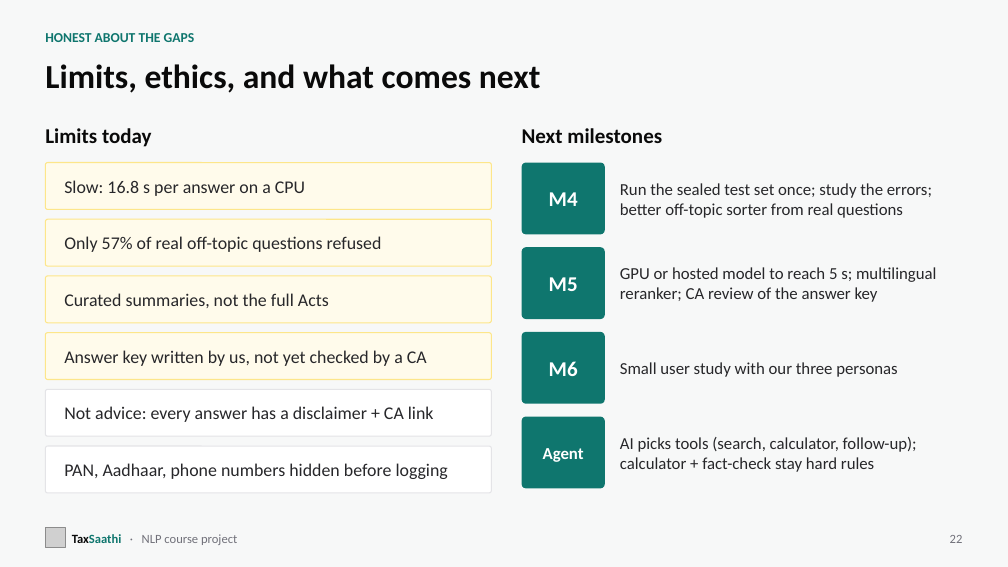
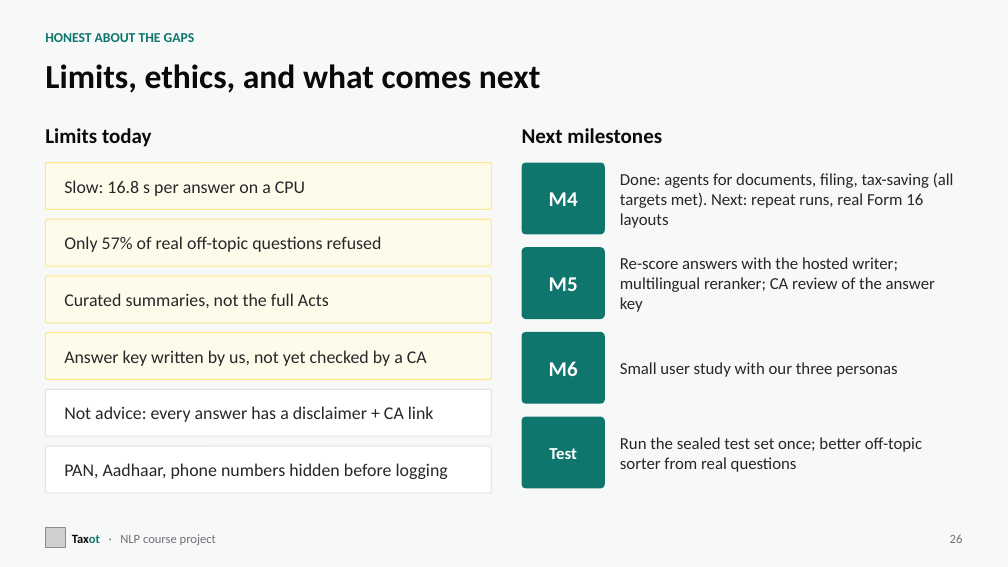
Before and after one commit to HulkInTherapy/taxsaathi, a slide deck: slide 26 of presentation/Taxot.pptx (slide 22 before the commit). Drawn at 1008x567 pixels with LibreOffice and Linux fonts; fonts in the diff are those of the drawing; grey boxes stand for pictures. Boxes give left, top, right and bottom in pixels: in the first picture for what was removed or moved away, otherwise in the second. Text is boxed around its words. In the diff, an @@ line names an element or a change of style, - is before the commit and + after.

Commit message:
Phase 9: deploy config, agent docs, report chapter and slides
- systemd unit and Dockerfile read keys from an env file; Docker health
  check and .dockerignore (never ships .env)
- README and demo cheat-sheet: Tasks tab workflows and expected results
- Report: M4 chapter (architecture, safety, evaluation, error analysis)
- Deck: four agent slides (workflows, scorecard, comparison, demo)
- Evals default to --workers 1

```diff
--- a/presentation/Taxot.pptx
+++ b/presentation/Taxot.pptx
@@ text at [620,173,954,228]: text changed @@
-Run the sealed test set once; study the errors; better off-topic sorter from real questions
+Done: agents for documents, filing, tax-saving (all targets met). Next: repeat runs, real Form 16 layouts
@@ text at [620,257,935,312]: text changed @@
-GPU or hosted model to reach 5 s; multilingual reranker; CA review of the answer key
+Re-score answers with the hosted writer; multilingual reranker; CA review of the answer key
@@ text in rounded rectangle at [549,448,577,459]: text changed @@
-Agent
+Test
@@ text at [620,437,922,472]: text changed @@
-AI picks tools (search, calculator, follow-up); calculator + fact-check stay hard rules
+Run the sealed test set once; better off-topic sorter from real questions
@@ text at [72,534,216,545]: text changed @@
-TaxSaathi · NLP course project
+Taxot · NLP course project
@@ text at [950,534,963,543]: text changed @@
-22
+26
```
Also in this commit, not shown: 22 other slides changed, 4 slides added, 10 other files.
